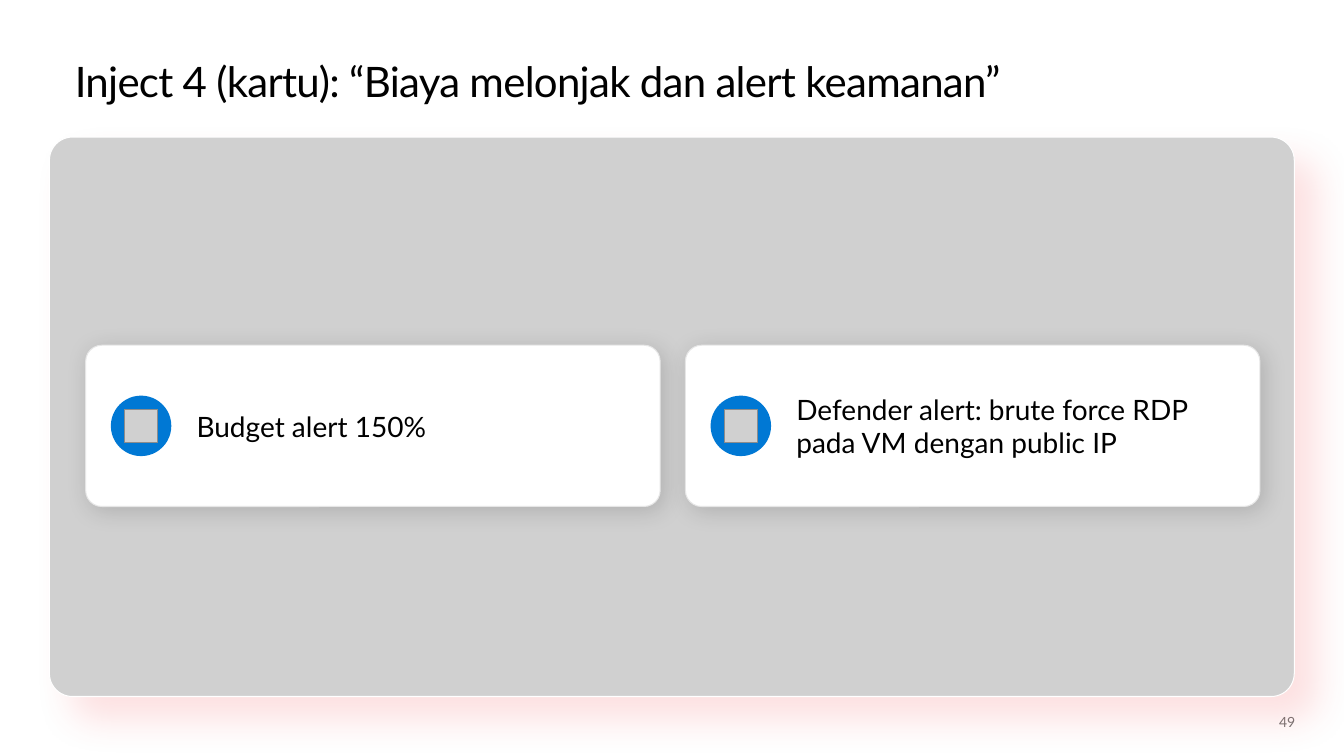
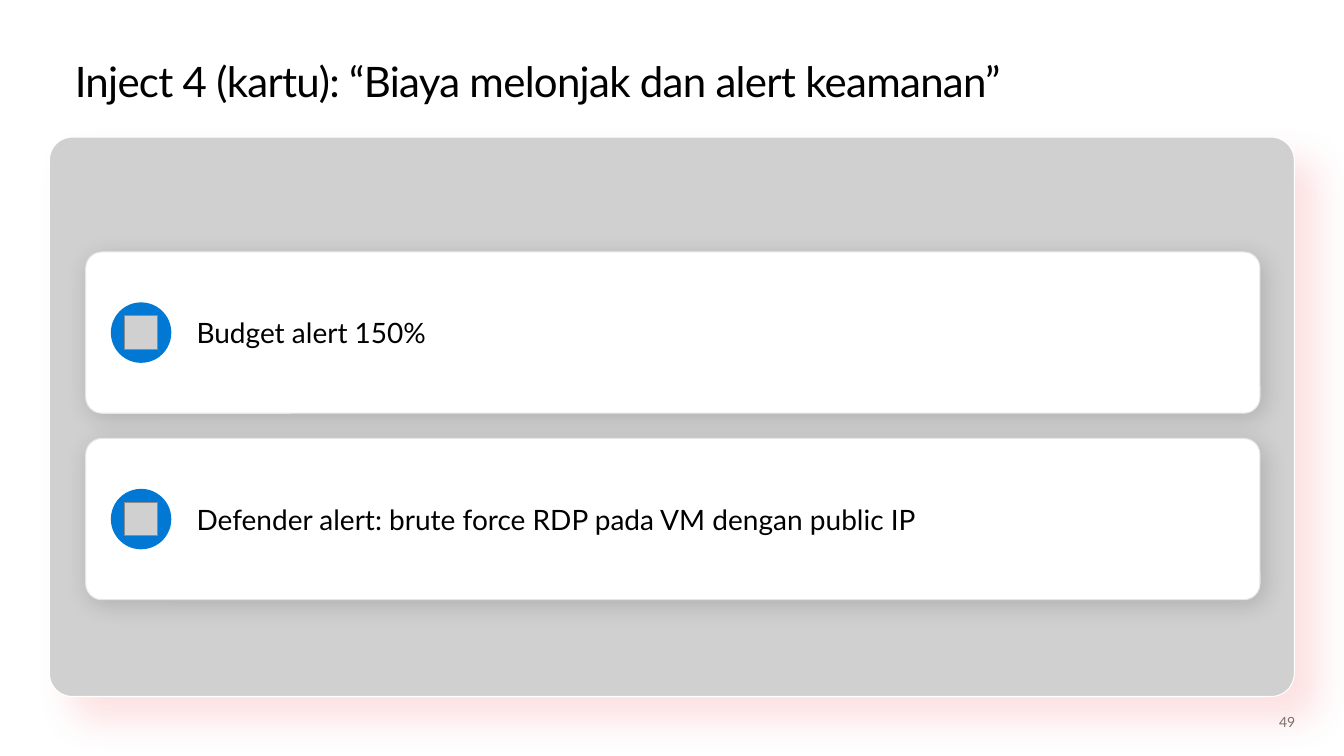
Before and after one commit to medisa-aris/azure-landing-zone-training, a slide deck: slide 49 of slides/pptx/slide_day05_automate-onboard-operate.pptx. Drawn at 1344x756 pixels with LibreOffice and Linux fonts; fonts in the diff are those of the drawing; grey boxes stand for pictures; background and template pictures are left out. Boxes give left, top, right and bottom in pixels: in the first picture for what was removed or moved away, otherwise in the second. Text is boxed around its words. In the diff, an @@ line names an element or a change of style, - is before the commit and + after.

```diff
--- a/slides/pptx/slide_day05_automate-onboard-operate.pptx
+++ b/slides/pptx/slide_day05_automate-onboard-operate.pptx
@@ rounded rectangle: place and size @@
-rounded rectangle at (86,345,660,506)
+rounded rectangle at (86,252,1260,413)
@@ text "Budget alert 150%": place and size @@
-text "Budget alert 150%" at (197,416,426,442)
+text "Budget alert 150%" at (197,322,426,348)
@@ ellipse: place and size @@
-ellipse at (111,395,171,456)
+ellipse at (111,302,171,363)
@@ picture: place and size @@
-picture at (125,409,158,443)
+picture at (125,316,158,349)
@@ rounded rectangle: place and size @@
-rounded rectangle at (686,345,1260,506)
+rounded rectangle at (86,439,1260,600)
@@ text "Defender alert: brute force RDP ..." rewrapped from (796,399,1188,458) to (197,509,916,535) @@
@@ ellipse: place and size @@
-ellipse at (711,395,771,456)
+ellipse at (111,489,171,549)
@@ picture: place and size @@
-picture at (724,409,757,443)
+picture at (125,502,158,535)
```
Also in this commit, not shown: 5 other slides changed, 5 other files.
